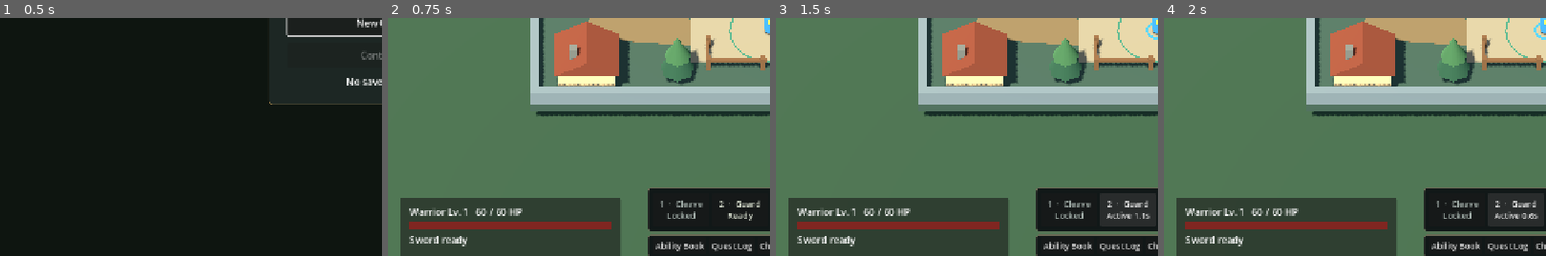
Above: before the commit, frames 1-4 (left to right).
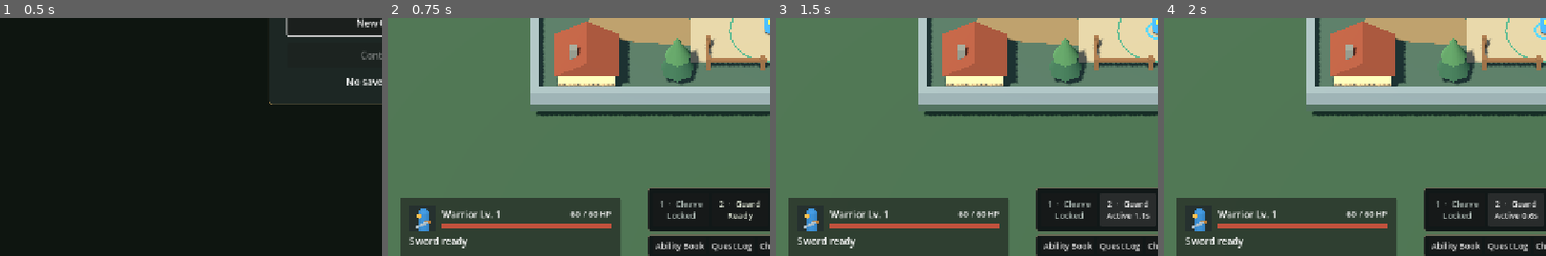
Above: after the commit, the same moments.

Repository: dylcruz/stonewatch-vale
Game: Godot game, scene res://scenes/checkpoint_menu.tscn
Same seed, same stepped clock (60 frames per second), same inputs: the game is played once before the commit and once after it.
Inputs:
- Up to frame 1 (0.5 s): no input
- Up to frame 2 (0.75 s): click "New Game" at 0.5 s
- Up to frame 3 (1.5 s): click "2 · Guard Ready" at 1.25 s
- Up to frame 4 (2 s): no input
The pictures show only the part of the screen within x 0-50%, y 47-97%; the shares and areas given below are measured in that part.

Frame 1 is identical in both runs. In frame 2, 3.1% of the frame differs, in the area x 5-59%, y 79-97%; in frame 3, 3.1%; in frame 4, 3.1%.

Commit message:
Show portraits and health for the Warrior and selected enemy

Diff:
--- a/data/raider.tres
+++ b/data/raider.tres
@@ -2,8 +2,11 @@
 
 [ext_resource type="Script" uid="uid://dlvy5jcy2sfqd" path="res://scripts/combat_stats.gd" id="1"]
 
+[ext_resource type="Texture2D" path="res://art/portraits/raider.png" id="Portrait"]
+
 [resource]
 script = ExtResource("1")
+portrait = ExtResource("Portrait")
 display_name = "Raider"
 enemy_id = &"raider"
 defeat_xp = 5
--- a/data/raider_captain.tres
+++ b/data/raider_captain.tres
@@ -3,8 +3,11 @@
 [ext_resource type="Script" uid="uid://dlvy5jcy2sfqd" path="res://scripts/combat_stats.gd" id="1"]
 [ext_resource type="Resource" path="res://data/wardens_coat.tres" id="2"]
 
+[ext_resource type="Texture2D" path="res://art/portraits/raider_captain.png" id="Portrait"]
+
 [resource]
 script = ExtResource("1")
+portrait = ExtResource("Portrait")
 display_name = "Raider Captain"
 enemy_id = &"raider_captain"
 defeat_xp = 15
--- a/data/warrior.tres
+++ b/data/warrior.tres
@@ -1,9 +1,12 @@
-[gd_resource type="Resource" script_class="ValeCombatStats" load_steps=2 format=3]
+[gd_resource type="Resource" script_class="ValeCombatStats" load_steps=3 format=3]
 
 [ext_resource type="Script" path="res://scripts/combat_stats.gd" id="1"]
 
+[ext_resource type="Texture2D" path="res://art/portraits/warrior.png" id="Portrait"]
+
 [resource]
 script = ExtResource("1")
+portrait = ExtResource("Portrait")
 display_name = "Warrior"
 max_health = 60
 damage = 8
--- a/data/wolf.tres
+++ b/data/wolf.tres
@@ -1,9 +1,12 @@
-[gd_resource type="Resource" script_class="ValeCombatStats" load_steps=2 format=3]
+[gd_resource type="Resource" script_class="ValeCombatStats" load_steps=3 format=3]
 
 [ext_resource type="Script" path="res://scripts/combat_stats.gd" id="1"]
 
+[ext_resource type="Texture2D" path="res://art/portraits/wolf.png" id="Portrait"]
+
 [resource]
 script = ExtResource("1")
+portrait = ExtResource("Portrait")
 display_name = "Road wolf"
 enemy_id = &"road_wolf"
 defeat_xp = 5
--- /dev/null
+++ b/scenes/health_frame.tscn
@@ -0,0 +1,41 @@
+[gd_scene format=3]
+
+[ext_resource type="Script" path="res://scripts/health_frame.gd" id="Frame"]
+
+[sub_resource type="StyleBoxFlat" id="Track"]
+bg_color = Color(0.16, 0.11, 0.10, 1)
+
+[sub_resource type="StyleBoxFlat" id="Fill"]
+bg_color = Color(0.76, 0.32, 0.24, 1)
+
+[node name="HealthFrame" type="HBoxContainer"]
+theme_override_constants/separation = 10
+script = ExtResource("Frame")
+
+[node name="Portrait" type="TextureRect" parent="."]
+unique_name_in_owner = true
+custom_minimum_size = Vector2(44, 44)
+expand_mode = 1
+stretch_mode = 5
+
+[node name="Vitals" type="VBoxContainer" parent="."]
+size_flags_horizontal = 3
+alignment = 1
+
+[node name="Labels" type="HBoxContainer" parent="Vitals"]
+layout_mode = 2
+
+[node name="ActorName" type="Label" parent="Vitals/Labels"]
+unique_name_in_owner = true
+size_flags_horizontal = 3
+
+[node name="Amount" type="Label" parent="Vitals/Labels"]
+unique_name_in_owner = true
+theme_override_font_sizes/font_size = 14
+
+[node name="HealthBar" type="ProgressBar" parent="Vitals"]
+unique_name_in_owner = true
+custom_minimum_size = Vector2(0, 9)
+theme_override_styles/background = SubResource("Track")
+theme_override_styles/fill = SubResource("Fill")
+show_percentage = false
--- a/scenes/vale_gameplay.tscn
+++ b/scenes/vale_gameplay.tscn
@@ -15,6 +15,8 @@
 [ext_resource type="Resource" path="res://data/scout_pouch.tres" id="ScoutPouch"]
 [ext_resource type="Script" path="res://scripts/item.gd" id="Item"]
 
+[ext_resource type="PackedScene" path="res://scenes/health_frame.tscn" id="HealthFrame"]
+
 [sub_resource type="StandardMaterial3D" id="Gold"]
 albedo_color = Color(0.95, 0.67, 0.26, 1)
 roughness = 0.85
@@ -71,9 +73,6 @@
 [sub_resource type="BoxMesh" id="Hilt"]
 material = SubResource("HiltMaterial")
 size = Vector3(0.45, 0.14, 0.12)
-
-[sub_resource type="StyleBoxFlat" id="HealthFill"]
-bg_color = Color(0.5, 0.15, 0.13, 1)
 
 [sub_resource type="StandardMaterial3D" id="RefugeMaterial"]
 albedo_color = Color(0.39, 0.74, 0.58, 1)
@@ -262,30 +261,10 @@
 layout_mode = 2
 theme_override_constants/separation = 5
 
-[node name="WarriorName" type="Label" parent="HUD/CombatPanel/Margin/VBox"]
-layout_mode = 2
-text = "Warrior  60 / 60 HP"
-
-[node name="WarriorHealth" type="ProgressBar" parent="HUD/CombatPanel/Margin/VBox"]
-custom_minimum_size = Vector2(0, 14)
-layout_mode = 2
-theme_override_styles/fill = SubResource("HealthFill")
-max_value = 60.0
-value = 60.0
-show_percentage = false
-
-[node name="EnemyName" type="Label" parent="HUD/CombatPanel/Margin/VBox"]
-visible = false
-layout_mode = 2
-
-[node name="EnemyHealth" type="ProgressBar" parent="HUD/CombatPanel/Margin/VBox"]
-visible = false
-custom_minimum_size = Vector2(0, 14)
-layout_mode = 2
-theme_override_styles/fill = SubResource("HealthFill")
-max_value = 40.0
-value = 40.0
-show_percentage = false
+[node name="PlayerFrame" parent="HUD/CombatPanel/Margin/VBox" instance=ExtResource("HealthFrame")]
+
+[node name="TargetFrame" parent="HUD/CombatPanel/Margin/VBox" instance=ExtResource("HealthFrame")]
+visible = false
 
 [node name="Timing" type="Label" parent="HUD/CombatPanel/Margin/VBox"]
 layout_mode = 2
--- a/scenes/watchpost_playtest.tscn
+++ b/scenes/watchpost_playtest.tscn
@@ -17,8 +17,7 @@
 albedo_color = Color(0.4, 0.46, 0.48, 1)
 roughness = 0.85
 
-[node name="WatchpostPlaytest" node_paths=PackedStringArray("idle_preview_enemy") instance=ExtResource("World")]
-idle_preview_enemy = NodePath("Wolf")
+[node name="WatchpostPlaytest" instance=ExtResource("World")]
 ready_text = "Watchpost"
 quest_definition = ExtResource("PineRoad")
 follow_up_quests = Array[ExtResource("QuestDefinition")]([ExtResource("Supplies"), ExtResource("Blockade")])
--- a/scripts/combat_stats.gd
+++ b/scripts/combat_stats.gd
@@ -3,6 +3,7 @@
 ## Initial combat tuning shared by actors; timings are in seconds.
 
 @export var display_name := "Combatant"
+@export var portrait: Texture2D
 @export var enemy_id: StringName
 @export var defeat_xp := 0
 @export var defeat_item: ValeItem
--- a/scripts/combat_world.gd
+++ b/scripts/combat_world.gd
@@ -1,16 +1,14 @@
 extends "res://scripts/world_input.gd"
 
-@export var idle_preview_enemy: ValeEnemy
 @export var recovery_delay := 2.0
 @export var recovery_location := "the watchpost"
 @export var ready_text := "Ready"
 @onready var combat_hud: VBoxContainer = $HUD/CombatPanel/Margin/VBox
-@onready var enemy_name: Label = $HUD/CombatPanel/Margin/VBox/EnemyName
-@onready var enemy_health: ProgressBar = $HUD/CombatPanel/Margin/VBox/EnemyHealth
+@onready var player_frame: ValeHealthFrame = $HUD/CombatPanel/Margin/VBox/PlayerFrame
+@onready var target_frame: ValeHealthFrame = $HUD/CombatPanel/Margin/VBox/TargetFrame
 @onready var ability_hud: ValeAbilityHUD = $HUD/AbilityHUD
 @onready var last_hit: Label = $HUD/CombatPanel/Margin/VBox/LastHit
 var enemies: Array[ValeEnemy] = []
-var last_focused_enemy: ValeEnemy
 var recovery_remaining := 0.0
 
 func _ready() -> void:
@@ -27,18 +25,11 @@
 	status.text = ready_text
 
 func _process(_delta: float) -> void:
-	combat_hud.get_node("WarriorHealth").max_value = player.health.maximum
-	combat_hud.get_node("WarriorHealth").value = player.health.current
-	combat_hud.get_node("WarriorName").text = "Warrior Lv. %d   %d / %d HP" % [
-		player.level, player.health.current, player.health.maximum]
-	var enemy := _focused_enemy()
-	last_focused_enemy = enemy
-	enemy_name.visible = enemy != null
-	enemy_health.visible = enemy != null
-	if enemy:
-		enemy_health.max_value = enemy.health.maximum
-		enemy_health.value = enemy.health.current
-		enemy_name.text = "%s   %d / %d HP" % [enemy.stats.display_name, enemy.health.current, enemy.health.maximum]
+	player_frame.display(player.stats, player.health, "%s Lv. %d" % [player.stats.display_name, player.level])
+	var enemy := player.selected_target as ValeEnemy
+	target_frame.visible = is_instance_valid(enemy) and enemy.is_alive()
+	if target_frame.visible:
+		target_frame.display(enemy.stats, enemy.health, enemy.stats.display_name)
 	var sword_state := "Sword ready"
 	if is_instance_valid(player.swing_target):
 		sword_state = "Sword windup"
@@ -46,7 +37,7 @@
 		sword_state = "Sword recovery %.1fs" % player.attack_cooldown
 	if not player.is_alive():
 		sword_state = "Warrior defeated"
-	if enemy:
+	if target_frame.visible:
 		sword_state += "  ·  " + _enemy_status(enemy)
 	var timing: Label = combat_hud.get_node("Timing")
 	var heavy_windup := false
@@ -56,19 +47,6 @@
 			break
 	timing.text = "Heavy attack · move or Guard" if heavy_windup else sword_state
 	timing.modulate = Color(1.0, 0.52, 0.35) if heavy_windup else Color.WHITE
-
-func _focused_enemy() -> ValeEnemy:
-	if player.selected_target is ValeEnemy and player.selected_target.is_alive():
-		return player.selected_target
-	for enemy in enemies:
-		if enemy.attacking:
-			return enemy
-	for enemy in enemies:
-		if is_instance_valid(enemy.opponent) or enemy.returning:
-			return enemy
-	if is_instance_valid(last_focused_enemy):
-		return last_focused_enemy
-	return idle_preview_enemy
 
 func _enemy_status(enemy: ValeEnemy) -> String:
 	var display_name := enemy.stats.display_name
--- /dev/null
+++ b/scripts/health_frame.gd
@@ -0,0 +1,14 @@
+class_name ValeHealthFrame
+extends HBoxContainer
+
+@onready var portrait: TextureRect = %Portrait
+@onready var actor_name: Label = %ActorName
+@onready var amount: Label = %Amount
+@onready var bar: ProgressBar = %HealthBar
+
+func display(stats: ValeCombatStats, health: ValeHealth, caption: String) -> void:
+	portrait.texture = stats.portrait
+	actor_name.text = caption
+	amount.text = "%d / %d HP" % [health.current, health.maximum]
+	bar.max_value = health.maximum
+	bar.value = health.current
--- a/tests/combat_test.gd
+++ b/tests/combat_test.gd
@@ -69,6 +69,22 @@
 	warrior = world.get_node("Player")
 	wolf = world.get_node("Wolf")
 	var guard_slot: Button = world.ability_hud.slots_row.get_child(1)
+	await NAVIGATION.wait_for_spawn(world, warrior)
+	await frames(3)
+	check(not world.target_frame.visible and warrior.stats.portrait != null
+		and world.player_frame.portrait.texture == warrior.stats.portrait
+		and world.player_frame.bar.value == 60, "Spawn shows only the Warrior portrait at full health")
+	await dispatch_click(world.camera.unproject_position(wolf.global_position + Vector3.UP * 0.8))
+	await frames(2)
+	check(world.target_frame.visible and wolf.stats.portrait != null and world.target_frame.portrait.texture == wolf.stats.portrait,
+		"Selecting a wolf displays its portrait")
+	var captain: ValeRaider = world.get_node("RaiderCaptain")
+	await dispatch_click(world.camera.unproject_position(captain.global_position + Vector3.UP))
+	await frames(2)
+	check(world.target_frame.visible and captain.stats.portrait != null and world.target_frame.portrait.texture == captain.stats.portrait
+		and world.target_frame.bar.max_value == captain.health.maximum and world.target_frame.actor_name.text == captain.stats.display_name,
+		"Switching from the wolf to the Captain replaces the portrait and vitals")
+	reset_pair()
 	for enemy in world.enemies:
 		if enemy != wolf:
 			enemy.set_physics_process(false)
@@ -110,6 +126,9 @@
 	check(wolf.health.current == 32, "Sword applies exactly 8 damage")
 	check(await until(func(): return warrior.health.current < 60, 60), "Engaged wolf retaliates with a timed bite")
 	check(warrior.health.current == 54, "Wolf bite applies exactly 6 damage")
+	await frames(2)
+	check(world.player_frame.amount.text == "54 / 60 HP" and world.target_frame.bar.value == wolf.health.current,
+		"Both health frames show damage during combat")
 	var active_destination: Vector3 = warrior.destination
 	var hud_panel: PanelContainer = world.get_node("HUD/Panel")
 	await dispatch_click(hud_panel.get_global_rect().position + Vector2(12, 12))
@@ -118,6 +137,7 @@
 	wolf.health.died.connect(func(): wolf_deaths[0] += 1)
 	check(await until(func(): return not wolf.is_alive()), "Auto-attacks complete a fight and defeat the wolf")
 	await frames(2)
+	check(not world.target_frame.visible, "A defeated target clears its entire frame")
 	check(warrior.is_alive(), "Warrior survives the default first fight")
 	check(warrior.selected_target == null and not wolf.get_node("SelectionRing").visible, "Wolf death clears targeting and selection feedback")
 	check(wolf.collision_layer == 0 and not warrior.request_move(wolf.global_position, wolf), "Defeated wolf cannot be selected again")
@@ -129,6 +149,7 @@
 	await dispatch_click(world.camera.unproject_position(Vector3(-6, 0, 7)))
 	check(warrior.selected_target == null and not is_instance_valid(warrior.swing_target), "Ground click cancels target pursuit and a pending sword swing")
 	await frames(40)
+	check(not world.target_frame.visible, "Ground deselection clears the target frame")
 	check(wolf.health.current == 40, "Cancelled windup cannot deal delayed damage")
 	check(warrior.global_position.distance_to(wolf.global_position) > 2.0, "Ground cancellation lets the Warrior walk out of melee")
 
@@ -215,6 +236,7 @@
 		"Automatic recovery returns the Warrior to the watchpost at full health without a stale command")
 	await frames(20)
 	check(warrior.health.current == 60 and wolf.opponent == null, "The Warrior stays safe at the watchpost after recovery")
+	check(world.player_frame.bar.value == 60 and world.player_frame.amount.text == "60 / 60 HP", "Recovery restores the player frame to full health")
 	await test_cleave()
 	await test_raider_attacks()
 	print("Combat checks complete; assertions: ", assertions, "; failures: ", failures)
@@ -275,6 +297,9 @@
 	warrior.global_position = captain.spawn_position + Vector3(0, 0, 1.6)
 	check(await until(func(): return captain.heavy_attacking and captain.telegraph.visible, 30),
 		"The Captain telegraphs the first heavy attack")
+	await frames(2)
+	check(not world.target_frame.visible and world.combat_hud.get_node("Timing").text.contains("Heavy attack"),
+		"The unselected Captain warns of the incoming heavy attack with the target frame hidden")
 	check(await until(func(): return warrior.health.current < 75, 100)
 		and warrior.health.current == 55, "An unguarded heavy attack deals 20 damage")
 	check(await until(func(): return warrior.health.current < 55, 145)
--- a/tests/vale_routes_test.gd
+++ b/tests/vale_routes_test.gd
@@ -121,7 +121,7 @@
 		and not world.has_node("AbandonedCampsite") and not world.has_node("QuarryGate")
 		and not region.has_node("WatchpostDressing/CartBed") and not region.has_node("WatchpostDressing/CampSignLabel"),
 		"Town buildings replace the campsite, supply cart, and Quarry Gate")
-	check(not world.enemy_name.visible and not world.enemy_health.visible
+	check(not world.target_frame.visible
 		and not world.objective_label.visible and not world.last_hit.visible,
 		"The town HUD starts without enemy health, combat tips, or a Watchpost objective")
 	await press_key(KEY_J)
Binary file added: art/portraits/raider.png
Not shown, added: art/portraits/raider.png.import
Binary file added: art/portraits/raider_captain.png
Not shown, added: art/portraits/raider_captain.png.import
Binary file added: art/portraits/warrior.png
Not shown, added: art/portraits/warrior.png.import
Binary file added: art/portraits/wolf.png
Not shown, added: art/portraits/wolf.png.import
Binary file added: docs/playtest-images/combat-portraits.png
Not shown, added: scripts/health_frame.gd.uid
Not shown, changed: docs/playtest.md
